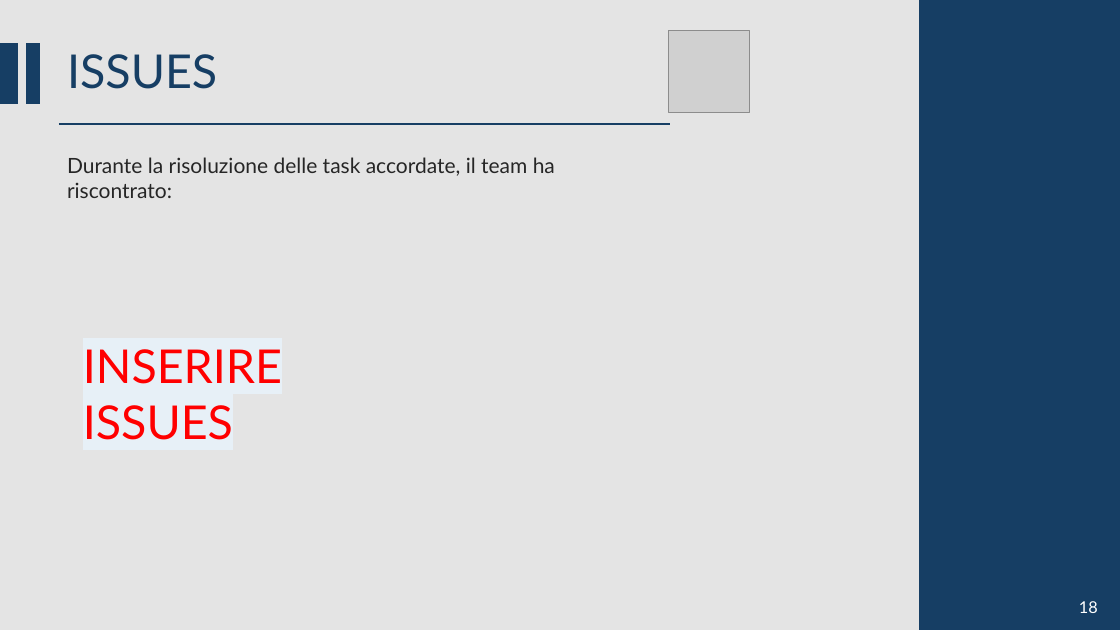
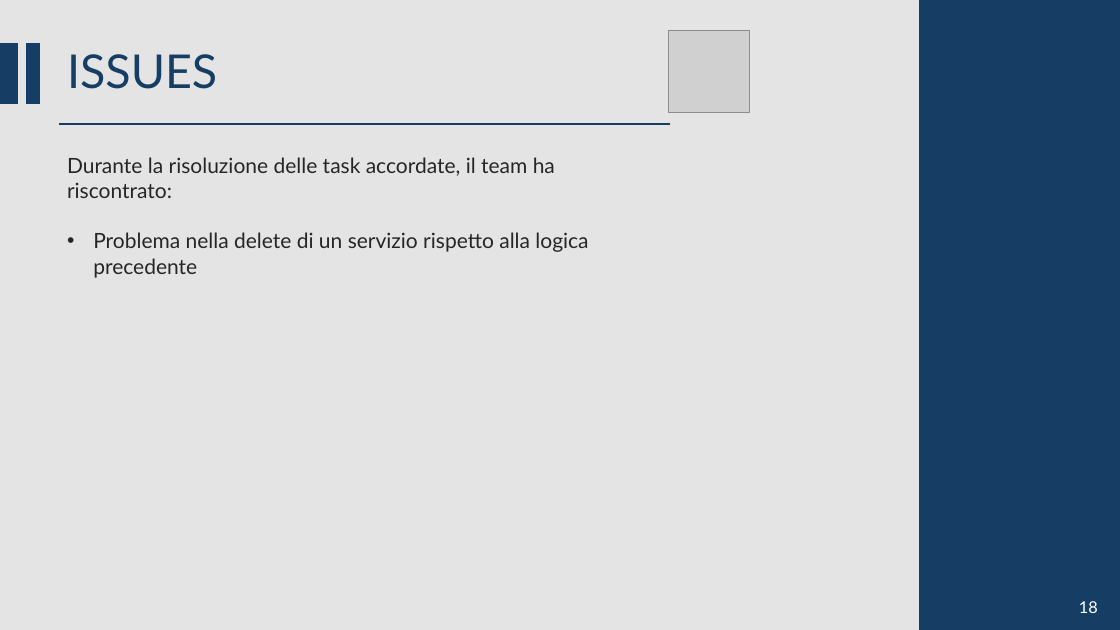
Before and after one commit to CSW-Teams/MS3-docs, a slide deck: slide 13 of ShiftsHappen/Sprint 2/CSW Sprint 2.pptm. Drawn at 1120x630 pixels with LibreOffice and Linux fonts; fonts in the diff are those of the drawing; grey boxes stand for pictures. Boxes give left, top, right and bottom in pixels: in the first picture for what was removed or moved away, otherwise in the second. Text is boxed around its words. In the diff, an @@ line names an element or a change of style, - is before the commit and + after.

```diff
--- a/ShiftsHappen/Sprint 2/CSW Sprint 2.pptm
+++ b/ShiftsHappen/Sprint 2/CSW Sprint 2.pptm
@@ text at (93, 232, 588, 278): paragraph added @@
+• Problema nella delete di un servizio rispetto alla logica precedente
@@ text removed at (83, 349, 282, 440) @@
-INSERIRE ISSUES
```
Also in this commit, not shown: 3 other slides changed.
